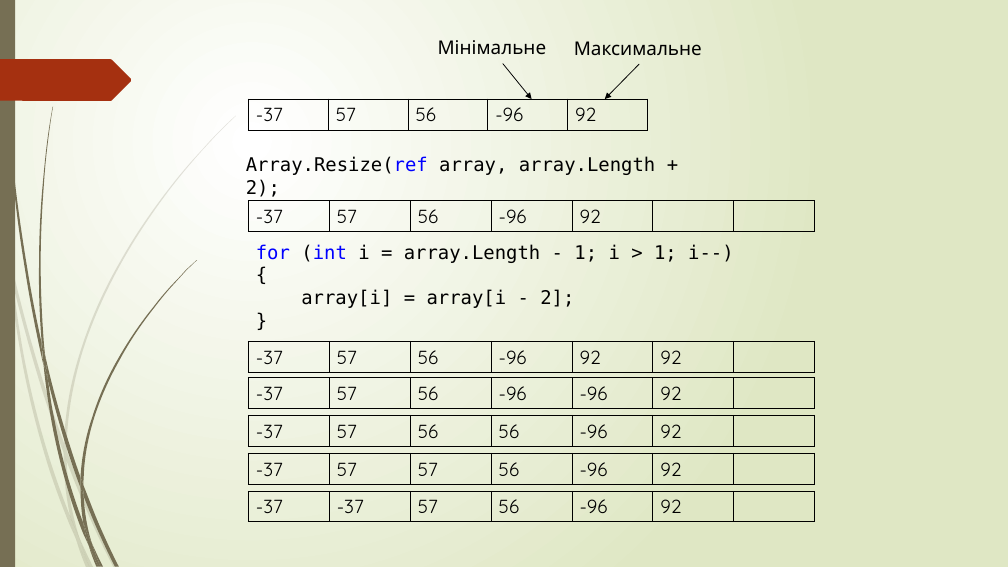
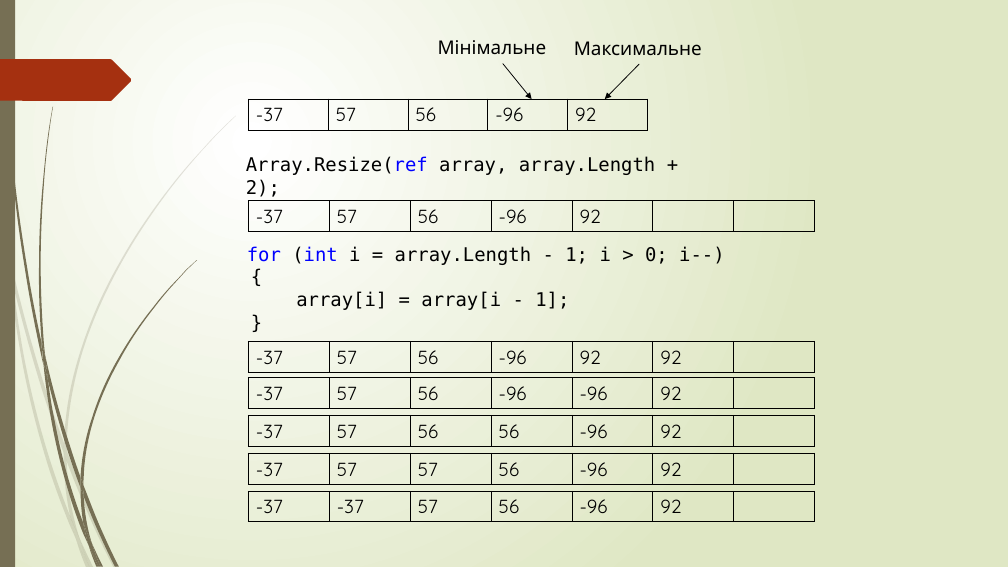
Before and after one commit to SaltRoBias/Laba-3, a slide deck: slide 5 of Діаграмма посилань.pptx. Drawn at 1008x567 pixels with LibreOffice and Linux fonts; fonts in the diff are those of the drawing. Boxes give left, top, right and bottom in pixels: in the first picture for what was removed or moved away, otherwise in the second. Text is boxed around its words. In the diff, an @@ line names an element or a change of style, - is before the commit and + after.

```diff
--- a/Діаграмма посилань.pptx
+++ b/Діаграмма посилань.pptx
@@ text "for (int i = array.Length ...": place and size @@
-text "for (int i = array.Length ..." at box(256, 244, 734, 308)
+text "for (int i = array.Length ..." at box(247, 246, 725, 310)
@@ text at box(247, 246, 725, 265): text changed @@
-for (int i = array.Length - 1; i > 1; i--)
+for (int i = array.Length - 1; i > 0; i--)
@@ text at box(296, 291, 569, 310): text changed @@
-array[i] = array[i - 2];
+array[i] = array[i - 1];
```
Also in this commit, not shown: 2 other slides changed, 3 slides added, 7 other files.
